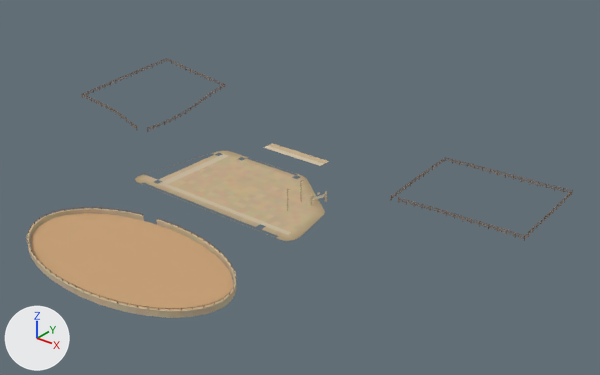
Renders of the glTF model games/yorimichi/assets/belmonte/meshes/SM_BM_BE_1_Grounds.glb from each side of a commit.
Camera for both pictures: a 50 mm lens placed at (152.8, -160.5, 105.9), pointed at (20.7, 4.6, 3.5). Lighting does not change. The marker at lower left points along +X, +Y and +Z. The picture after the commit comes second. Vertices at exactly the same position are counted once.

Objects in the first picture: 'SM_BM_BE_1_Grounds'.
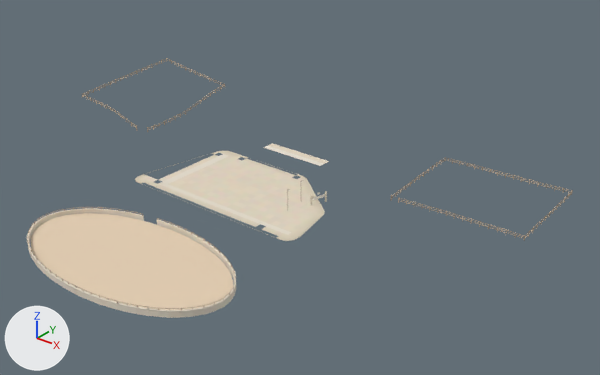
What differs and where, as boxes [x1, y1, x2, y2] in the pictures (600 x 375 px):
part 1 of me_sm_be_1_grounds, recoloured (lighter): [27, 143, 329, 318] in both
part 2 of me_sm_be_1_grounds, recoloured: [27, 58, 572, 309] in both
part 3 of me_sm_be_1_grounds, recoloured: [28, 63, 573, 311] in both

The change in detail:
me_sm_be_1_grounds has 8064 vertices, 10081 faces and spans x -77.0..82.0, y -66.0..49.0, z 0.0..13.0.
me_sm_be_1_grounds is used by ob_sm_bm_be_1_grounds; location (0.0, 0.0, 0.0).
me_sm_be_1_grounds part 1: 4631 faces centred in x -26.0..41.0, y -66.0..30.0, z 0.0..7.0 are repainted in the vertex colours; the middle colour goes from beige #ccb89a to pale yellow #e7ddcc.
me_sm_be_1_grounds part 2: 3636 faces centred in x -77.0..82.0, y -66.0..49.0, z 0.0..13.0 are repainted in the vertex colours; the middle colour goes from brown #856647 to beige #bfaa90.
me_sm_be_1_grounds part 3: 1814 faces centred in x -77.0..82.0, y -66.0..49.0, z 1.0..13.0 are repainted in the vertex colours; the middle colour goes from brown #785c40 to beige #b6a289.
